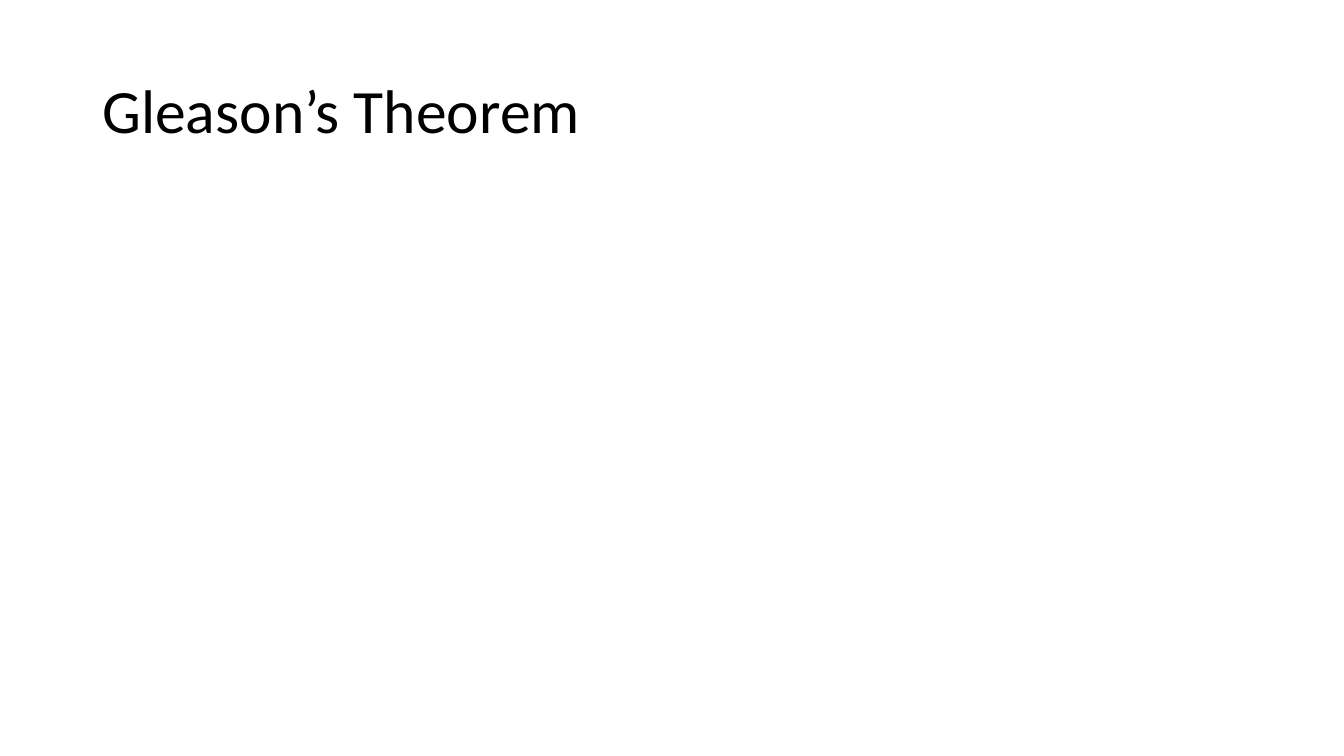
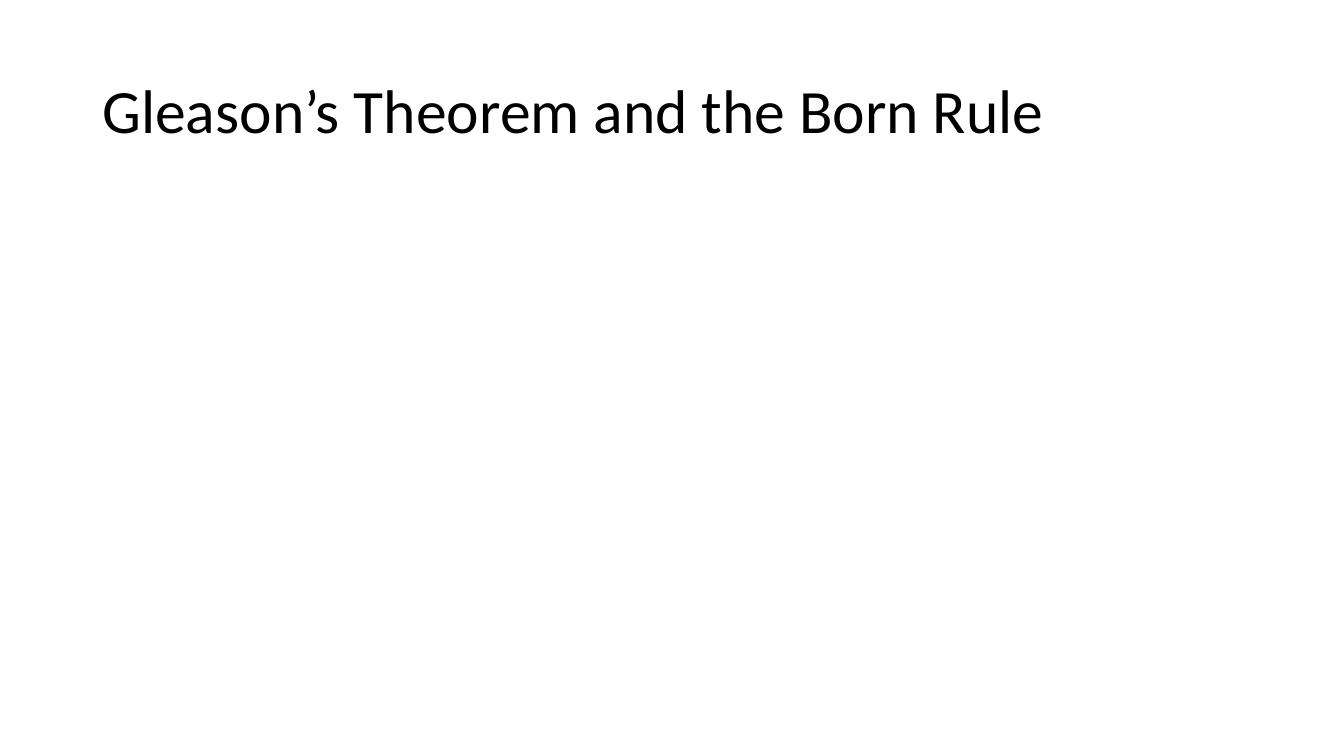
Before and after one commit to yuttai/Contextuality-and-Nonlocality-in-Discrete-Quantum-Theory, a slide deck: slide 7 of prop_letter.pptx (slide 6 before the commit). Drawn at 1344x756 pixels with LibreOffice and Linux fonts; fonts in the diff are those of the drawing; grey boxes stand for pictures. Boxes give left, top, right and bottom in pixels: in the first picture for what was removed or moved away, otherwise in the second. Text is boxed around its words. In the diff, an @@ line names an element or a change of style, - is before the commit and + after.

```diff
--- a/prop_letter.pptx
+++ b/prop_letter.pptx
@@ title at (102,90,1043,134): text changed @@
-Gleason’s Theorem
+Gleason’s Theorem and the Born Rule
```
Also in this commit, not shown: 3 other slides changed, 3 slides added.
